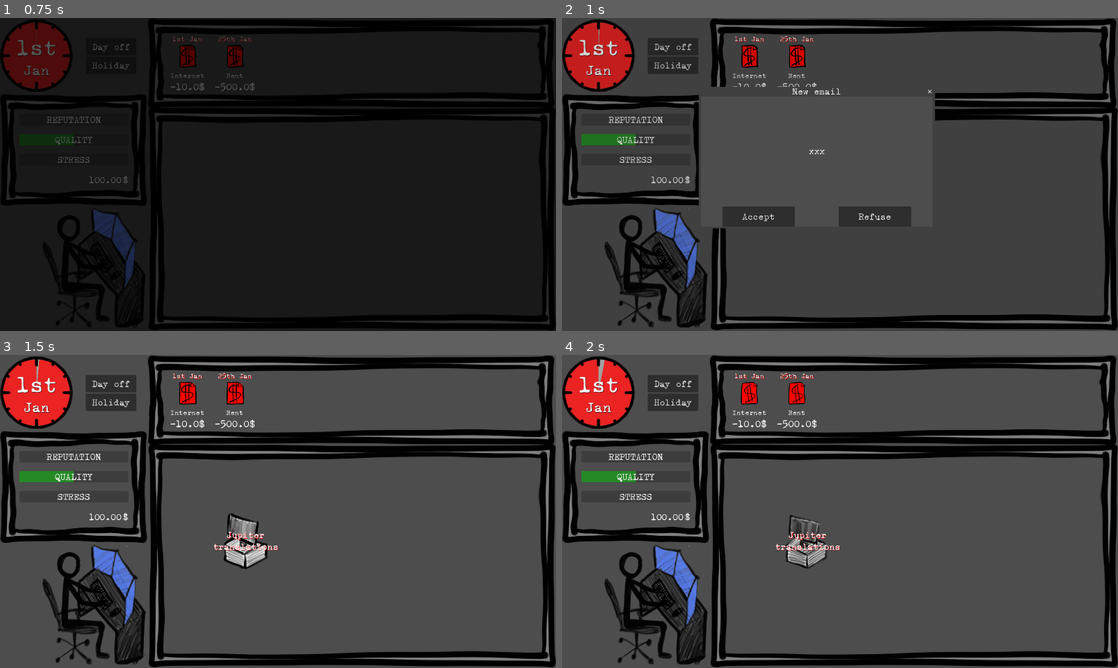
Above: before the commit, frames 1-4 (two rows, left to right).
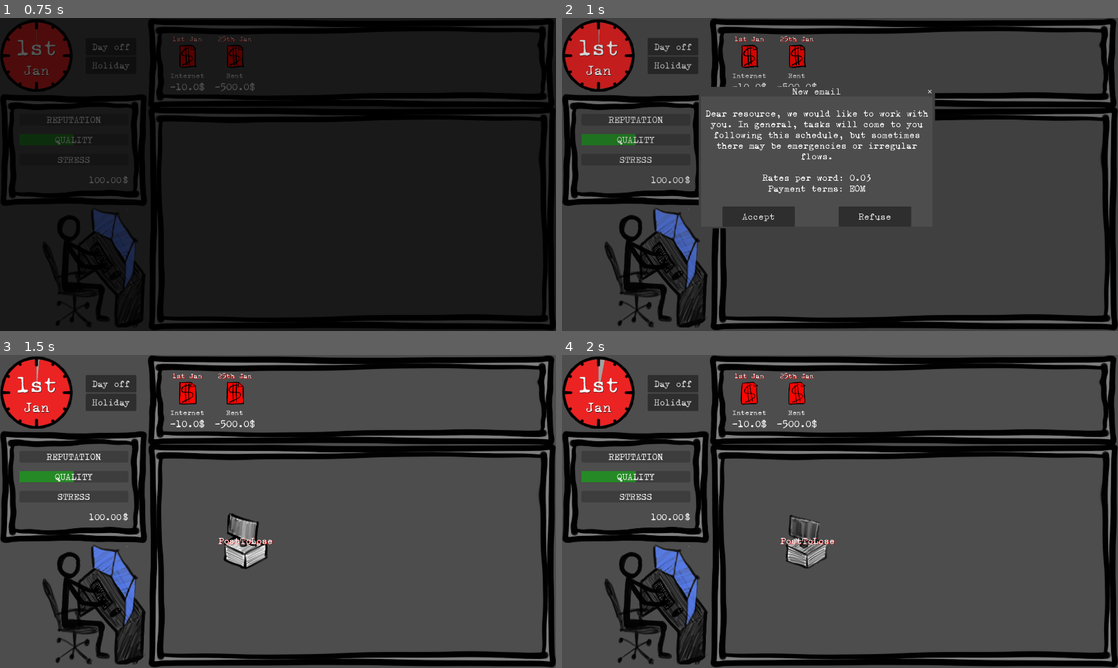
Above: after the commit, the same moments.

Repository: ildede/game-off-2025
Game: Godot game, scene res://scenes/ui/start_screen/start.tscn
Same seed, same stepped clock (60 frames per second), same inputs: the game is played once before the commit and once after it.
Inputs:
- Up to frame 1 (0.75 s): click "START" at 0.5 s
- Up to frame 2 (1 s): no input
- Up to frame 3 (1.5 s): click "Accept" at 1.25 s
- Up to frame 4 (2 s): no input

Frame 1 is identical in both runs. In frame 2, 1.3% of the frame differs, in the area x 25-66%, y 29-56%; in frame 3, 0.3%; in frame 4, 0.3%.

Commit message:
chore: add custom_email by client, and random email for everyone

Diff:
--- a/autoloads/client_data.gd
+++ b/autoloads/client_data.gd
@@ -33,7 +33,7 @@
 	var fallback_client = Models.ClientObject.new()
 	fallback_client.id = randi()
 	fallback_client.name = "TechManual Inc."
-	fallback_client.engagement_email = "Looking for ..."
+	fallback_client.workload = "We send 200 words daily!"
 	fallback_client.payment_per_word = 0.04
 	fallback_client.payment_terms = "UPON_RECEIPT"
 	fallback_client.client_reliability = 1
@@ -71,9 +71,10 @@
 	client.is_removed = false
 	client.id = obj_in.get("id", randi())
 	client.name = obj_in.get("name")
-	client.engagement_email = obj_in.get("engagement_email")
+	client.workload = obj_in.get("workload", "")
 	client.payment_per_word = obj_in.get("payment_per_word")
 	client.payment_terms = obj_in.get("payment_terms")
+	client.custom_email = obj_in.get("custom_email", "")
 	client.client_reliability = obj_in.get("client_reliability", 1)
 	client.loyalty = Config.MAX_CLIENT_LOYALTY
 
--- a/autoloads/models.gd
+++ b/autoloads/models.gd
@@ -42,17 +42,25 @@
 	var pending_payments: Array[PendingPayement] = []
 	var bills: Array[BillObject] = []
 
+const _engagement_mails = [
+		"Dear resource, we would like to work with you. In general, tasks will come to you following this schedule, but sometimes there may be emergencies or irregular flows.\n{workload}\nRates per word: {price}\nPayment terms: {invoicing}",
+		"Esteemed talent, we want to work together with you. Tasks will usually arrive with this plan, but there can be urgent tasks or days with different timing.\n{workload}\nRates per word: {price}\nPayment terms: {invoicing}",
+		"Hi dear, we are interested in working with you. Tasks should come in this approximate schedule, but there may be sudden requests or days with no tasks.\n{workload}\nRates per word: {price}\nPayment terms: {invoicing}",
+		"Dear individual, we would like to start working with you. Most tasks will follow this schedule, but sometimes there can be emergency tasks or changes in the flow.\n{workload}\nRates per word: {price}\nPayment terms: {invoicing}",
+		"Hi team, we want to collaborate with you. Tasks will normally follow this timeline, but please note there might be urgent tasks or times when the flow is not regular.\n{workload}\nRates per word: {price}\nPayment terms: {invoicing}"
+	]
+
 class ClientObject:
 	var is_removed: bool
 	var loyalty: float
 
 	var id: int
 	var name: String
-	var engagement_email: String
+	var workload: String
 	var payment_per_word: float
 	var payment_terms: String
 	var client_reliability: float
-
+	var custom_email: String
 	var public_reputation: PublicReputationObject
 
 	var loyalty_meter: LoyaltyMeterObject
@@ -70,6 +78,15 @@
 				task.last_spawn = day
 				return task
 		return null
+
+	func engagement_email() -> String:
+		if not custom_email == "":
+			return custom_email
+		return _engagement_mails.pick_random().format({
+			"workload": workload,
+			"price": payment_per_word,
+			"invoicing": payment_terms
+		})
 
 class PublicReputationObject:
 	var on_accept: float
--- a/data/game_data.json
+++ b/data/game_data.json
@@ -3,7 +3,6 @@
     {
       "id": 1,
       "name": "Foreign prize",
-      "engagement_email": "xxx",
       "payment_per_word": 0.09,
       "payment_terms": "NET7",
       "recurring_tasks": [
@@ -32,7 +31,6 @@
     {
       "id": 2,
       "name": "To the abyss",
-      "engagement_email": "xxx",
       "payment_per_word": 0.10,
       "payment_terms": "NET7",
       "recurring_tasks": [
@@ -61,7 +59,6 @@
     {
       "id": 3,
       "name": "Locust",
-      "engagement_email": "xxx",
       "payment_per_word": 0.10,
       "payment_terms": "NET7",
       "recurring_tasks": [
@@ -90,7 +87,6 @@
     {
       "id": 4,
       "name": "Jupiter translations",
-      "engagement_email": "xxx",
       "payment_per_word": 0.08,
       "payment_terms": "EONM",
       "recurring_tasks": [
@@ -119,7 +115,6 @@
     {
       "id": 5,
       "name": "Quizzatron",
-      "engagement_email": "xxx",
       "payment_per_word": 0.08,
       "payment_terms": "NET30",
       "recurring_tasks": [
@@ -148,7 +143,6 @@
     {
       "id": 6,
       "name": "Glytch",
-      "engagement_email": "xxx",
       "payment_per_word": 0.08,
       "payment_terms": "EONM",
       "recurring_tasks": [
@@ -177,7 +171,6 @@
     {
       "id": 7,
       "name": "Bassaliter",
-      "engagement_email": "xxx",
       "payment_per_word": 0.08,
       "payment_terms": "NET7",
       "recurring_tasks": [
@@ -206,7 +199,6 @@
     {
       "id": 8,
       "name": "Tigerviaduct",
-      "engagement_email": "xxx",
       "payment_per_word": 0.03,
       "payment_terms": "EONM",
       "recurring_tasks": [
@@ -235,7 +227,6 @@
     {
       "id": 9,
       "name": "NekoArmy",
-      "engagement_email": "xxx",
       "payment_per_word": 0.04,
       "payment_terms": "NET7",
       "recurring_tasks": [
@@ -264,7 +255,6 @@
     {
       "id": 10,
       "name": "LeTitsNow",
-      "engagement_email": "xxx",
       "payment_per_word": 0.05,
       "payment_terms": "NET30",
       "recurring_tasks": [
@@ -293,7 +283,6 @@
     {
       "id": 11,
       "name": "All the Woe",
-      "engagement_email": "xxx",
       "payment_per_word": 0.03,
       "payment_terms": "EOM",
       "recurring_tasks": [
@@ -322,7 +311,6 @@
     {
       "id": 12,
       "name": "All the Delay",
-      "engagement_email": "xxx",
       "payment_per_word": 0.03,
       "payment_terms": "EONM",
       "recurring_tasks": [
@@ -351,7 +339,6 @@
     {
       "id": 13,
       "name": "Fall the Way",
-      "engagement_email": "xxx",
       "payment_per_word": 0.03,
       "payment_terms": "NET60",
       "recurring_tasks": [
@@ -380,7 +367,6 @@
     {
       "id": 14,
       "name": "Tabbyte",
-      "engagement_email": "xxx",
       "payment_per_word": 0.06,
       "payment_terms": "NET7",
       "recurring_tasks": [
@@ -409,7 +395,6 @@
     {
       "id": 15,
       "name": "Voxelspleen",
-      "engagement_email": "xxx",
       "payment_per_word": 0.07,
       "payment_terms": "IMMEDIATE",
       "recurring_tasks": [
@@ -438,7 +423,6 @@
     {
       "id": 16,
       "name": "Subatomic workshop",
-      "engagement_email": "xxx",
       "payment_per_word": 0.07,
       "payment_terms": "NET30",
       "recurring_tasks": [
@@ -467,7 +451,6 @@
     {
       "id": 17,
       "name": "Thor",
-      "engagement_email": "xxx",
       "payment_per_word": 0.03,
       "payment_terms": "NET60",
       "recurring_tasks": [
@@ -496,7 +479,6 @@
     {
       "id": 18,
       "name": "The worst place",
-      "engagement_email": "xxx",
       "payment_per_word": 0.03,
       "payment_terms": "NET60",
       "recurring_tasks": [
@@ -525,7 +507,6 @@
     {
       "id": 19,
       "name": "The last resort",
-      "engagement_email": "xxx",
       "payment_per_word": 0.03,
       "payment_terms": "EONM",
       "recurring_tasks": [
@@ -554,7 +535,6 @@
     {
       "id": 20,
       "name": "Random Bottom feeder",
-      "engagement_email": "xxx",
       "payment_per_word": 0.02,
       "payment_terms": "UPON_RECEIPT",
       "recurring_tasks": [
@@ -583,7 +563,6 @@
     {
       "id": 21,
       "name": "Peanuts Payer",
-      "engagement_email": "xxx",
       "payment_per_word": 0.02,
       "payment_terms": "NET60",
       "recurring_tasks": [
@@ -612,7 +591,6 @@
     {
       "id": 22,
       "name": "Wyvern child",
-      "engagement_email": "xxx",
       "payment_per_word": 0.08,
       "payment_terms": "NET7",
       "recurring_tasks": [
@@ -641,7 +619,6 @@
     {
       "id": 23,
       "name": "TranslateThat!",
-      "engagement_email": "xxx",
       "payment_per_word": 0.08,
       "payment_terms": "UPON_RECEIPT",
       "recurring_tasks": [
@@ -670,7 +647,6 @@
     {
       "id": 24,
       "name": "Monkey wordsmith",
-      "engagement_email": "xxx",
       "payment_per_word": 0.04,
       "payment_terms": "EONM",
       "recurring_tasks": [
@@ -699,7 +675,6 @@
     {
       "id": 25,
       "name": "MostlyOK",
-      "engagement_email": "xxx",
       "payment_per_word": 0.08,
       "payment_terms": "NET30",
       "recurring_tasks": [
@@ -728,7 +703,6 @@
     {
       "id": 26,
       "name": "Peacetrance",
-      "engagement_email": "xxx",
       "payment_per_word": 0.08,
       "payment_terms": "NET7",
       "recurring_tasks": [
@@ -757,7 +731,6 @@
     {
       "id": 27,
       "name": "Quiworse",
-      "engagement_email": "xxx",
       "payment_per_word": 0.04,
       "payment_terms": "EONM",
       "recurring_tasks": [
@@ -786,7 +759,6 @@
     {
       "id": 28,
       "name": "Trancepartial",
-      "engagement_email": "xxx",
       "payment_per_word": 0.02,
       "payment_terms": "EOM",
       "recurring_tasks": [
@@ -815,7 +787,6 @@
     {
       "id": 29,
       "name": "Purplesound",
-      "engagement_email": "xxx",
       "payment_per_word": 0.05,
       "payment_terms": "IMMEDIATE",
       "recurring_tasks": [
@@ -844,7 +815,6 @@
     {
       "id": 30,
       "name": "Leechtranslation",
-      "engagement_email": "xxx",
       "payment_per_word": 0.04,
       "payment_terms": "NET60",
       "recurring_tasks": [
@@ -873,7 +843,6 @@
     {
       "id": 31,
       "name": "Loca-lies oblique",
-      "engagement_email": "xxx",
       "payment_per_word": 0.04,
       "payment_terms": "NET30",
       "recurring_tasks": [
@@ -902,7 +871,6 @@
     {
       "id": 32,
       "name": "Globalhard",
-      "engagement_email": "xxx",
       "payment_per_word": 0.06,
       "payment_terms": "NET60",
       "recurring_tasks": [
@@ -931,7 +899,6 @@
     {
       "id": 33,
       "name": "Defective",
-      "engagement_email": "xxx",
       "payment_per_word": 0.05,
       "payment_terms": "NET30",
       "recurring_tasks": [
@@ -960,7 +927,6 @@
     {
       "id": 34,
       "name": "SwordGuardian",
-      "engagement_email": "xxx",
       "payment_per_word": 0.08,
       "payment_terms": "IMMEDIATE",
       "recurring_tasks": [
@@ -989,7 +955,6 @@
     {
       "id": 35,
       "name": "GoalToFail",
-      "engagement_email": "xxx",
       "payment_per_word": 0.03,
       "payment_terms": "NET30",
       "recurring_tasks": [
@@ -1018,7 +983,6 @@
     {
       "id": 36,
       "name": "PostToLose",
-      "engagement_email": "xxx",
       "payment_per_word": 0.03,
       "payment_terms": "EOM",
       "recurring_tasks": [
@@ -1047,7 +1011,6 @@
     {
       "id": 37,
       "name": "Beretta",
-      "engagement_email": "xxx",
       "payment_per_word": 0.07,
       "payment_terms": "EOM",
       "recurring_tasks": [
@@ -1076,7 +1039,6 @@
     {
       "id": 38,
       "name": "RevolTrance",
-      "engagement_email": "xxx",
       "payment_per_word": 0.07,
       "payment_terms": "EONM",
       "recurring_tasks": [
@@ -1105,7 +1067,6 @@
     {
       "id": 39,
       "name": "Fran’s late indirect",
-      "engagement_email": "xxx",
       "payment_per_word": 0.05,
       "payment_terms": "NET30",
       "recurring_tasks": [
@@ -1134,7 +1095,6 @@
     {
       "id": 40,
       "name": "AI Games",
-      "engagement_email": "xxx",
       "payment_per_word": 0.06,
       "payment_terms": "NET30",
       "recurring_tasks": [
@@ -1163,7 +1123,6 @@
     {
       "id": 41,
       "name": "WanRoad",
-      "engagement_email": "xxx",
       "payment_per_word": 0.03,
       "payment_terms": "NET60",
       "recurring_tasks": [
@@ -1192,7 +1151,6 @@
     {
       "id": 42,
       "name": "WeLotOfLies",
-      "engagement_email": "xxx",
       "payment_per_word": 0.05,
       "payment_terms": "NET7",
       "recurring_tasks": [
@@ -1221,7 +1179,6 @@
     {
       "id": 43,
       "name": "ScreamTech",
-      "engagement_email": "xxx",
       "payment_per_word": 0.07,
       "payment_terms": "NET7",
       "recurring_tasks": [
@@ -1250,7 +1207,6 @@
     {
       "id": 44,
       "name": "人10$",
-      "engagement_email": "xxx",
       "payment_per_word": 0.06,
       "payment_terms": "NET30",
       "recurring_tasks": [
@@ -1279,7 +1235,6 @@
     {
       "id": 45,
       "name": "Gramsci",
-      "engagement_email": "xxx",
       "payment_per_word": 0.05,
       "payment_terms": "NET60",
       "recurring_tasks": [
@@ -1308,7 +1263,6 @@
     {
       "id": 46,
       "name": "Locagator",
-      "engagement_email": "xxx",
       "payment_per_word": 0.09,
       "payment_terms": "IMMEDIATE",
       "recurring_tasks": [
@@ -1337,7 +1291,6 @@
     {
       "id": 47,
       "name": "Lemma Wolves",
-      "engagement_email": "xxx",
       "payment_per_word": 0.06,
       "payment_terms": "NET30",
       "recurring_tasks": [
@@ -1366,7 +1319,6 @@
     {
       "id": 48,
       "name": "Botoro",
-      "engagement_email": "xxx",
       "payment_per_word": 0.05,
       "payment_terms": "EONM",
       "recurring_tasks": [
@@ -1395,7 +1347,6 @@
     {
       "id": 49,
       "name": "TermBow",
-      "engagement_email": "xxx",
       "payment_per_word": 0.06,
       "payment_terms": "NET7",
       "recurring_tasks": [
@@ -1410,6 +1361,50 @@
         }
       ],
       "extemporaneous_tasks": [],
+      "public_reputation": {
+        "on_accept": 0.0,
+        "on_task_success": 0.0,
+        "on_task_failure": 0.0
+      },
+      "loyalty_meter": {
+        "on_task_success": 0.0,
+        "on_task_failure": 0.0,
+        "breakup_point": 0.0
+      }
+    },
+    {
+      "id": 50,
+      "name": "Many Words Multi Lang",
+      "payment_per_word": 0.07,
+      "payment_terms": "NET7",
+      "custom_email": "HALLO! Please.\nWe give you many word.\nYou write word in you language for us.\nMoney arrive soon.",
+      "recurring_tasks": [],
+      "extemporaneous_tasks": [
+        {
+          "words": 10,
+          "spawn_probability": 0.05,
+          "deadline_days": 2,
+          "need_confirmation_email": false
+        },
+        {
+          "words": 100,
+          "spawn_probability": 0.05,
+          "deadline_days": 2,
+          "need_confirmation_email": false
+        },
+        {
+          "words": 10000,
+          "spawn_probability": 0.01,
+          "deadline_days": 20,
+          "need_confirmation_email": true
+        },
+        {
+          "words": 100000,
+          "spawn_probability": 0.01,
+          "deadline_days": 100,
+          "need_confirmation_email": true
+        }
+      ],
       "public_reputation": {
         "on_accept": 0.0,
         "on_task_success": 0.0,
--- a/scenes/ui/main_screen/main.gd
+++ b/scenes/ui/main_screen/main.gd
@@ -153,7 +153,7 @@
 	get_tree().paused = true
 	var popup_data = CustomizablePopupMessage.PopupData.new()
 	popup_data.title = "New email"
-	var message_lines: Array[String] = [client.engagement_email]
+	var message_lines: Array[String] = [client.engagement_email()]
 	popup_data.lines = message_lines
 
 	var accept_btn = CustomizablePopupMessage.PopupButton.new()
